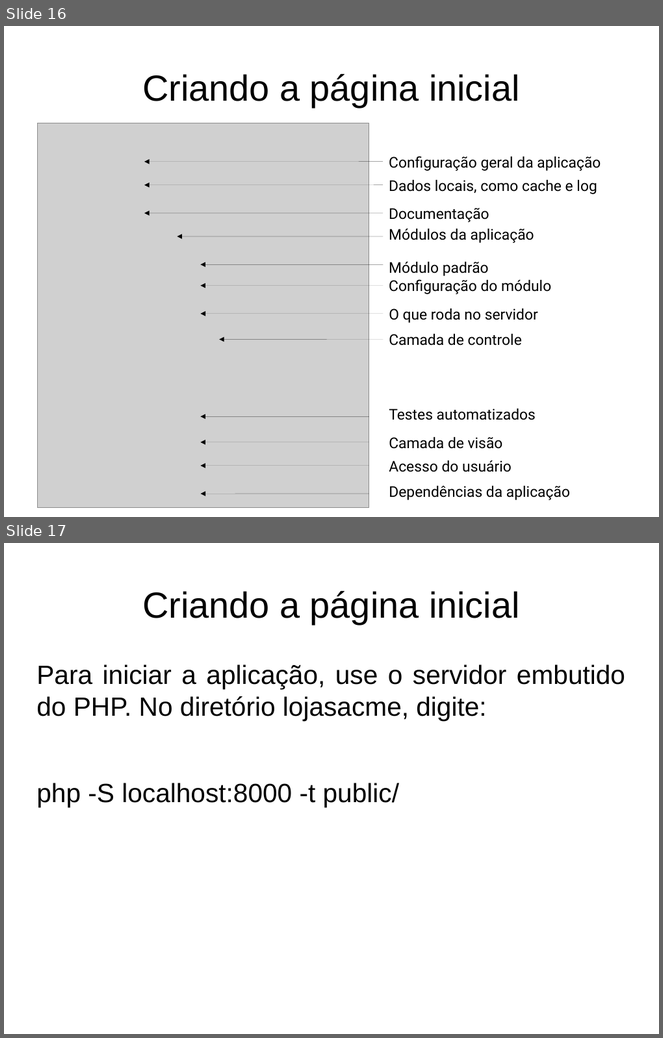
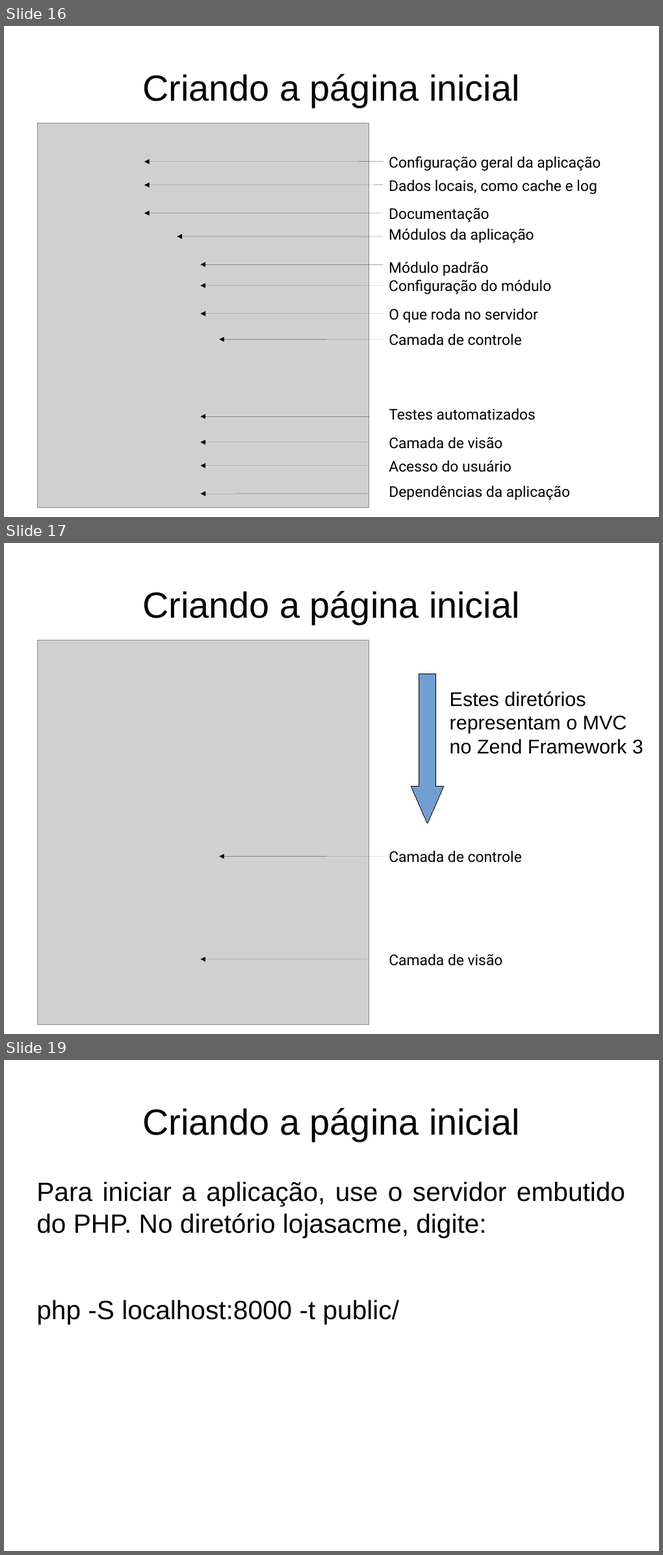
Before and after one commit to fgsl/lojasacme, a slide deck: docs/tutorial.odp. Shown one above the other, each under a label of ours: slides 16 and 17 before the commit, slides 16, 17 and 19 after it; the slides between them are not shown. The pictures are 663x1038 and 663x1555 pixels, drawn with LibreOffice and Linux fonts; fonts in the diff are those of the drawing; grey boxes stand for pictures. Boxes give left, top, right and bottom in pixels: in the first picture for what was removed or moved away, otherwise in the second. Text is boxed around its words. In the diff, an @@ line names an element or a change of style, - is before the commit and + after.

```diff
--- a/docs/tutorial.odp
+++ b/docs/tutorial.odp
@@ slide 17 added at bbox=[4, 543, 659, 1034], background #FFFFFF @@
@@ title added at bbox=[142, 591, 520, 624], 44 pt, text #000000 @@
+Criando a página inicial
@@ picture added at bbox=[38, 640, 369, 1025] @@
@@ down arrow added at bbox=[412, 674, 444, 824], fill #729FCF, outline #000000 0 pt @@
@@ text added at bbox=[450, 691, 644, 754], 24 pt, text #000000 @@
+Estes diretórios representam o MVC no Zend Framework 3
@@ text added at bbox=[389, 851, 522, 863], 18 pt, text #000000 @@
+Camada de controle
@@ arrow added from (384, 857) to (219, 857), #000000 0 pt @@
@@ arrow added from (369, 960) to (201, 960), #000000 0 pt @@
@@ text added at bbox=[389, 954, 503, 966], 18 pt, text #000000 @@
+Camada de visão
@@ what was slide 17 is now slide 19 @@
```
Also in this commit, not shown: 12 other slides added, 4 other files.
